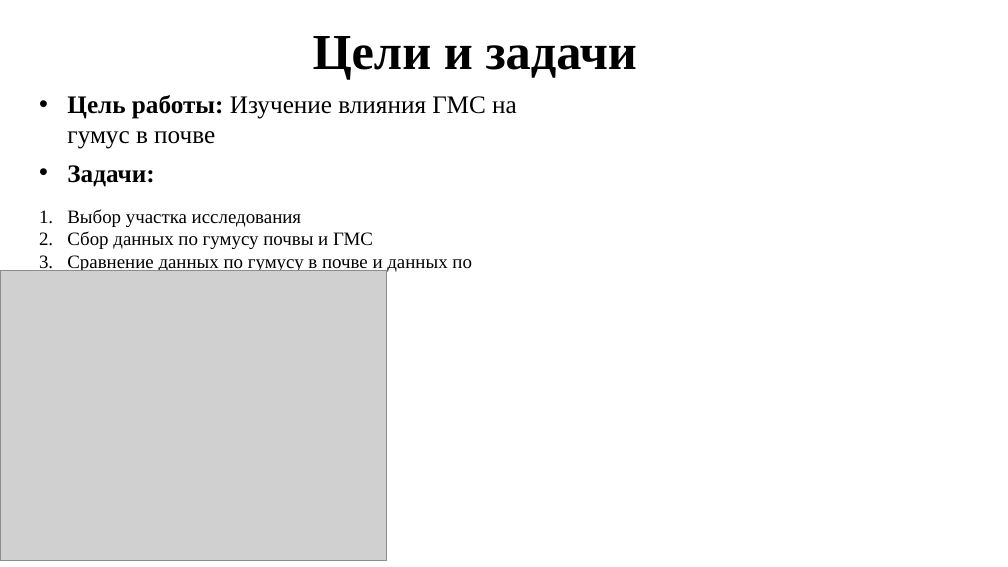
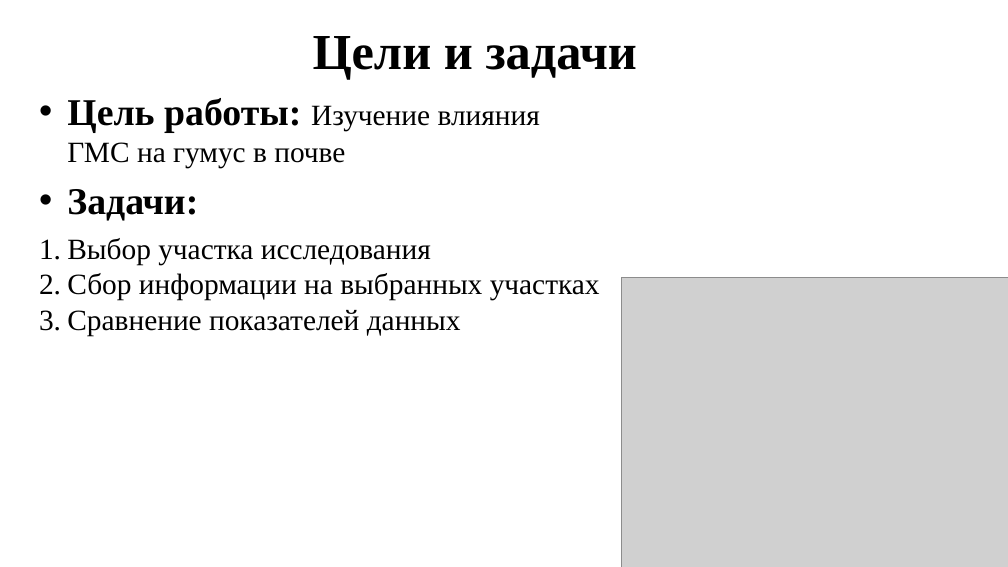
Before and after one commit to Zhabich12/PochvaZZZ, a slide deck: slide 2 of презентация PochaZZZ.pptx. Drawn at 1008x567 pixels with LibreOffice and Linux fonts; fonts in the diff are those of the drawing; grey boxes stand for pictures. Boxes give left, top, right and bottom in pixels: in the first picture for what was removed or moved away, otherwise in the second. Text is boxed around its words. In the diff, an @@ line names an element or a change of style, - is before the commit and + after.

```diff
--- a/презентация PochaZZZ.pptx
+++ b/презентация PochaZZZ.pptx
@@ text "Цель работы: Изучение влияния ГМС ..." at [67, 98, 540, 169]: size 24 to 36 pt in "Цель работы:"; size 24 to 28 pt in "Изучение влияния ГМС на гумус в почве" @@
@@ text "Задачи:": place and size @@
-text "Задачи:" at [67, 165, 154, 187]
+text "Задачи:" at [67, 189, 198, 221]
@@ text "Задачи:" at [67, 189, 198, 221]: size 24 to 36 pt @@
@@ text "Выбор участка исследования": place and size @@
-text "Выбор участка исследования" at [67, 209, 472, 273]
+text "Выбор участка исследования" at [67, 238, 600, 336]
@@ text at [67, 238, 431, 265]: size 18 to 28 pt in "Выбор участка исследования" @@
@@ text at [67, 273, 600, 336]: text changed; size 18 to 28 pt @@
-2. Сбор данных по гумусу почвы и ГМС
-3. Сравнение данных по гумусу в почве и данных по ГМС ГМС
+2. Сбор информации на выбранных участках
+3. Сравнение показателей данных
@@ picture: place and size @@
-picture at [0, 271, 386, 561]
+picture at [622, 277, 1008, 567]
```
Also in this commit, not shown: 4 other slides changed.
